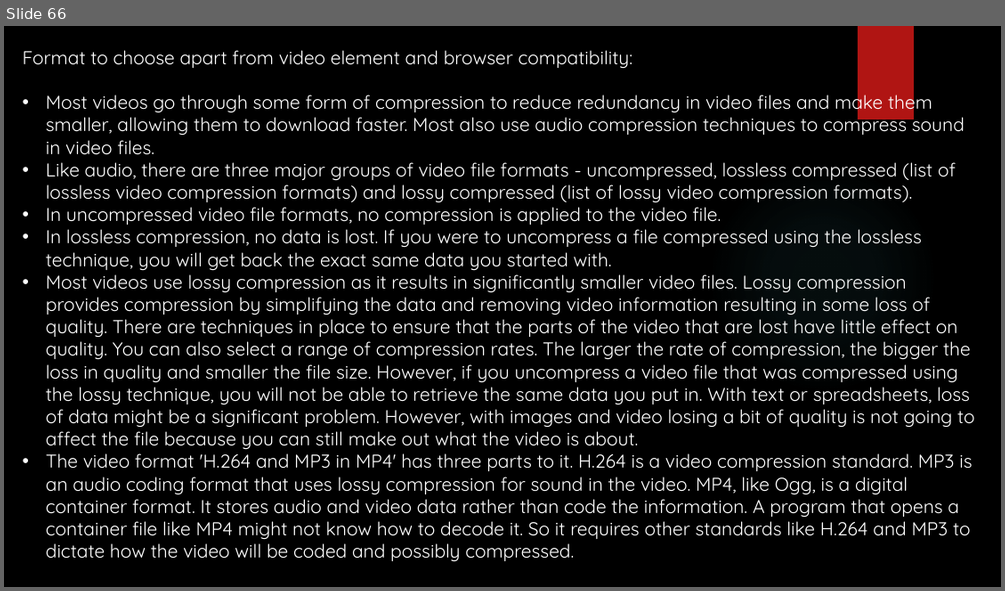
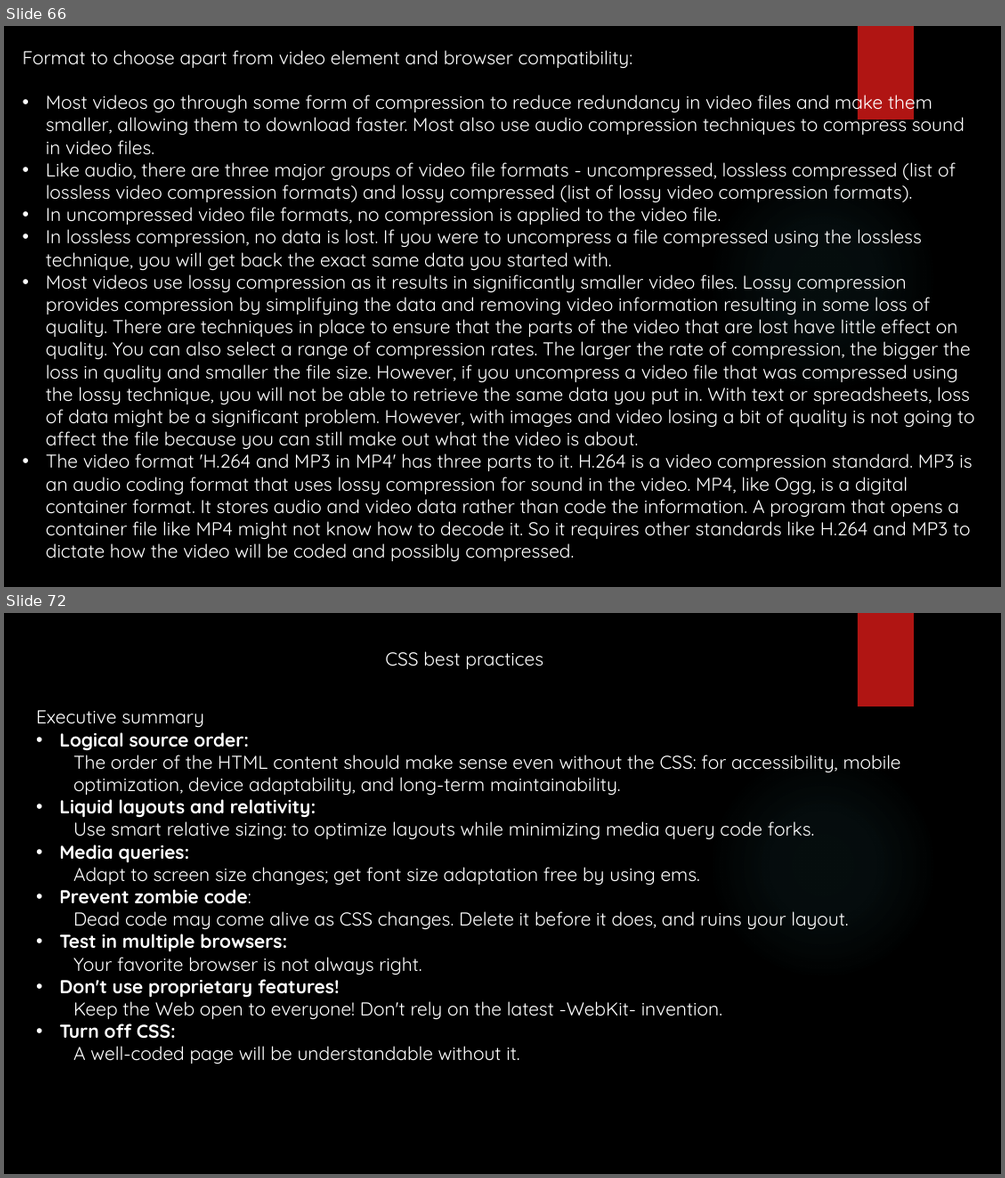
Before and after one commit to yogeshwar1996/HTML5CSS, a slide deck: Fundamentals of HTML and CSS.pptx. Shown one above the other, each under a label of ours: slide 66 before the commit, slides 66 and 72 after it; the slides between them are not shown. The pictures are 1005x591 and 1005x1178 pixels, drawn with LibreOffice and Linux fonts; fonts in the diff are those of the drawing; background and template pictures are left out. Boxes give left, top, right and bottom in pixels: in the first picture for what was removed or moved away, otherwise in the second. Text is boxed around its words. In the diff, an @@ line names an element or a change of style, - is before the commit and + after.

Commit message:
Css best practices

```diff
--- a/Fundamentals of HTML and CSS.pptx
+++ b/Fundamentals of HTML and CSS.pptx
@@ slide 72 added at (x1=4, y1=613, x2=1001, y2=1174), background picture (left out); not listed: 2 template elements that a slide beside it also shows @@
@@ text added at (x1=385, y1=651, x2=543, y2=669), 18 pt, text #FFFFFF @@
+CSS best practices
@@ text added at (x1=36, y1=710, x2=901, y2=1063), 18 pt, text #FFFFFF @@
+Executive summary
+• Logical source order:
+  The order of the HTML content should make sense even without the CSS: for accessibility, mobile optimization, device adaptability, and long-term maintainability.
+• Liquid layouts and relativity:
+  Use smart relative sizing: to optimize layouts while minimizing media query code forks.
+• Media queries:
+Adapt to screen size changes; get font size adaptation free by using ems.
+• Prevent zombie code:
+Dead code may come alive as CSS changes. Delete it before it does, and ruins your layout.
+• Test in multiple browsers:
+  Your favorite browser is not always right.
+• Don't use proprietary features!
+  Keep the Web open to everyone! Don't rely on the latest -WebKit- invention.
+• Turn off CSS:
+  A well-coded page will be understandable without it.
```
Also in this commit, not shown: 2 other slides added, 2 other files.
